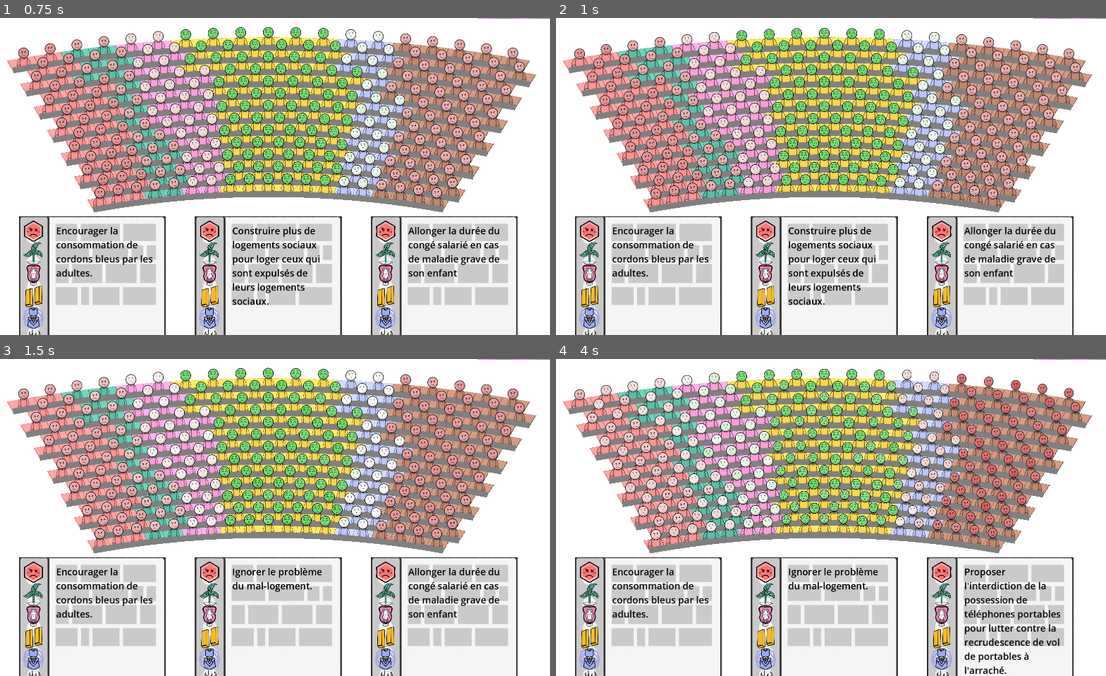
Above: before the commit, frames 1-4 (two rows, left to right).
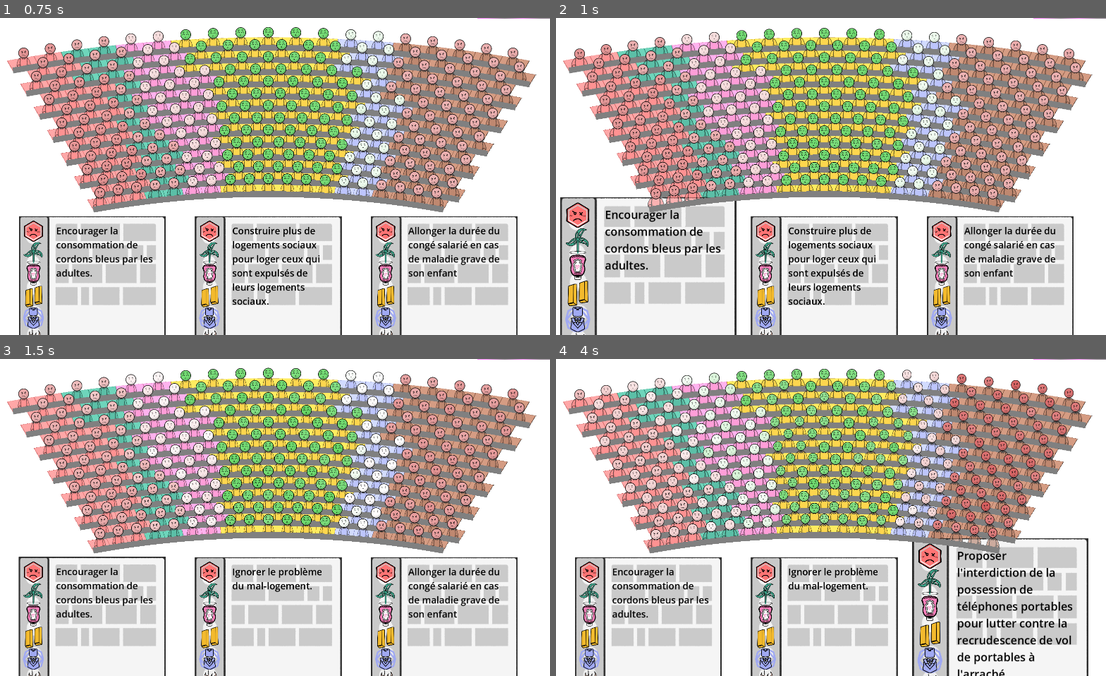
Above: after the commit, the same moments.

Repository: remimorvan/assemblee-nationale-simulator
Game: Godot game, scene res://scenes/game.tscn
The game is run twice, just before and just after one commit, with the same random seed, the same clock (stepped at 60 frames per second) and the same inputs.
Inputs (mouse positions are in pixels of both pictures, inside the frame that each line leads up to):
- Up to frame 1 (0.75 s): tap Enter at 0.5 s; move the mouse to (93, 312) at 0.52 s; click (93, 312) at 0.67 s
- Up to frame 2 (1 s): no input
- Up to frame 3 (1.5 s): move the mouse to (269, 653) at 1.27 s; click (269, 653) at 1.42 s
- Up to frame 4 (4 s): move the mouse to (1001, 653) at 2.02 s; click (1001, 653) at 2.17 s; move the mouse to (825, 653) at 2.77 s; click (825, 653) at 2.92 s; move the mouse to (1001, 653) at 3.52 s; click (1001, 653) at 3.67 s

Frame 1 is identical in both runs. In frame 2, 7.7% of the frame differs, in the area x 0-33%, y 56-100%; in frame 3, 0.5%; in frame 4, 8.5%, in the area x 64-97%, y 56-100%.

Commit message:
Animation selection cartes

Diff:
--- a/scenes/card.tscn
+++ b/scenes/card.tscn
@@ -17,6 +17,7 @@
 [ext_resource type="Texture2D" uid="uid://r81rgy07crw3" path="res://assets/card/logos/facho_line.png" id="14_l85n3"]
 
 [sub_resource type="ShaderMaterial" id="ShaderMaterial_54seb"]
+resource_local_to_scene = true
 shader = ExtResource("2_xjciw")
 shader_parameter/fov = 90.0
 shader_parameter/cull_back = true
--- a/scripts/card.gd
+++ b/scripts/card.gd
@@ -9,6 +9,7 @@
 var image_path: String # Text of the card
 var rng: RandomNumberGenerator
 var hovered: bool
+var tween:Tween
 
 var PoliticalGroup: Array[String] = ["lfi", "eco", "soc", "macron", "lr", "facho"]
 
@@ -34,6 +35,8 @@
 	var CardLabel = $"Label"
 	CardLabel.text = text
 
+
+
 # Returns the effect (delta on MP's approval's rate) of the card based on
 # an MP's political group.
 func get_approval_change(political_group: String) -> float:
@@ -43,9 +46,21 @@
 
 func _on_mouse_entered() -> void:
 	hovered = true
+	if tween:
+		tween.kill()
+	tween = create_tween()
+	tween.set_trans(Tween.TRANS_CUBIC)
+	tween.set_ease(Tween.EASE_OUT)
+	tween.parallel().tween_property(self, "scale", Vector2(1.2,1.2), .25)
 
 func _on_mouse_exited() -> void:
 	hovered = false
+	if tween:
+		tween.kill()
+	tween = create_tween()
+	tween.set_ease(Tween.EASE_OUT).set_trans(Tween.TRANS_CIRC)
+	tween.parallel().tween_property(self, "scale", Vector2(1.,1.), .25)
+
 
 func _on_input_event(viewport: Node, event: InputEvent, shape_idx: int) -> void:
 	if event is InputEventMouseButton and event.is_pressed() and event.button_index == MOUSE_BUTTON_LEFT and not Player.transition_between_days:
Not shown, added: assets/card/logos/faces.kra
